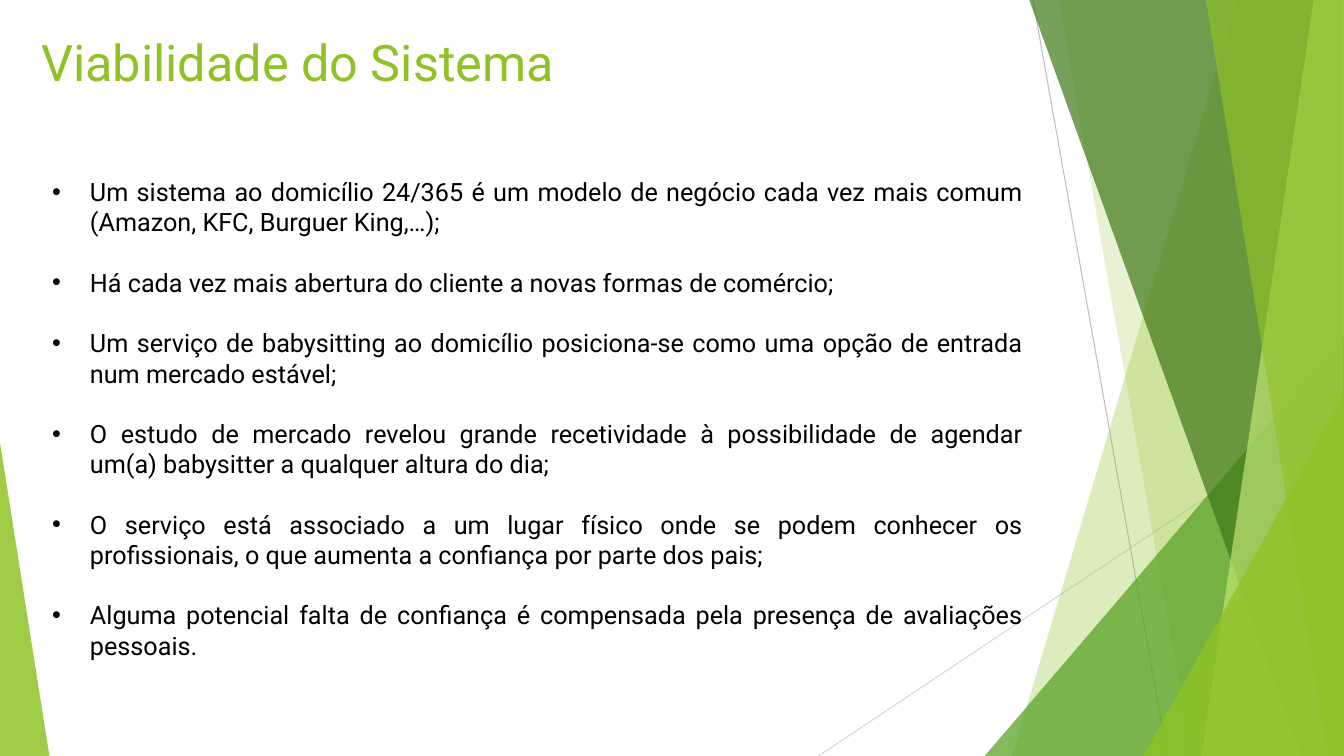
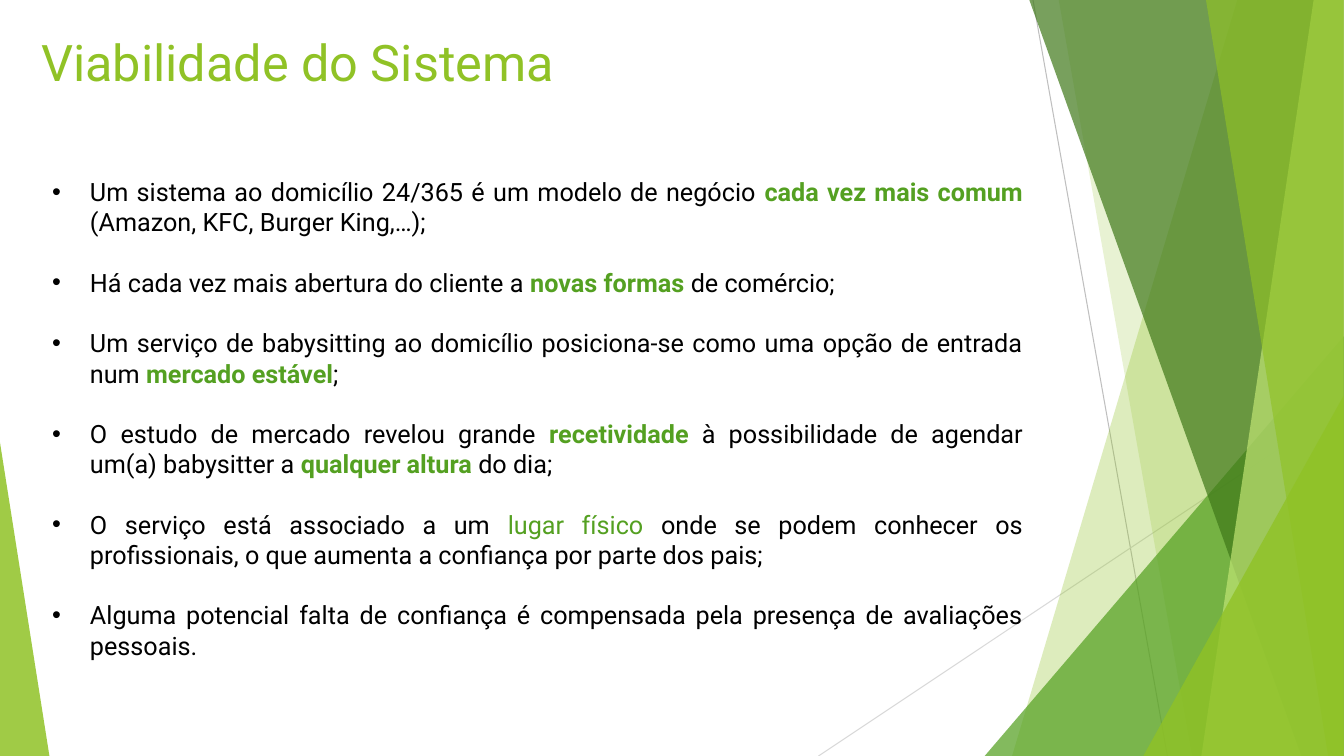
Before and after one commit to vitorjrc/babysitting-system, a slide deck: slide 6 of relatorio/LI4.pptx. Drawn at 1344x756 pixels with LibreOffice and Linux fonts; fonts in the diff are those of the drawing. Boxes give left, top, right and bottom in pixels: in the first picture for what was removed or moved away, otherwise in the second. Text is boxed around its words. In the diff, an @@ line names an element or a change of style, - is before the commit and + after.

```diff
--- a/relatorio/LI4.pptx
+++ b/relatorio/LI4.pptx
@@ text at box(90, 182, 1023, 237): text changed @@
-• Um sistema ao domicílio 24/365 é um modelo de negócio cada vez mais comum (Amazon, KFC, Burguer King,…);
+• Um sistema ao domicílio 24/365 é um modelo de negócio cada vez mais comum (Amazon, KFC, Burger King,…);
@@ text at box(90, 273, 1022, 570): text colour #000000 to #54A021 in "novas formas", "mercado estável;", "recetividade qualquer altura", "lugar físico"; bold on in "novas formas", "mercado estável;", "recetividade qualquer altura" @@
```
Also in this commit, not shown: 11 other slides changed.
